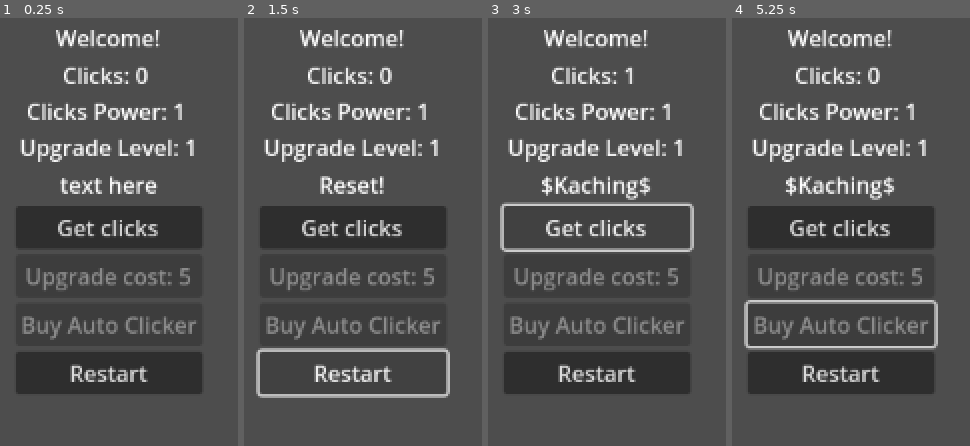
Above: before the commit, frames 1-4 (left to right).
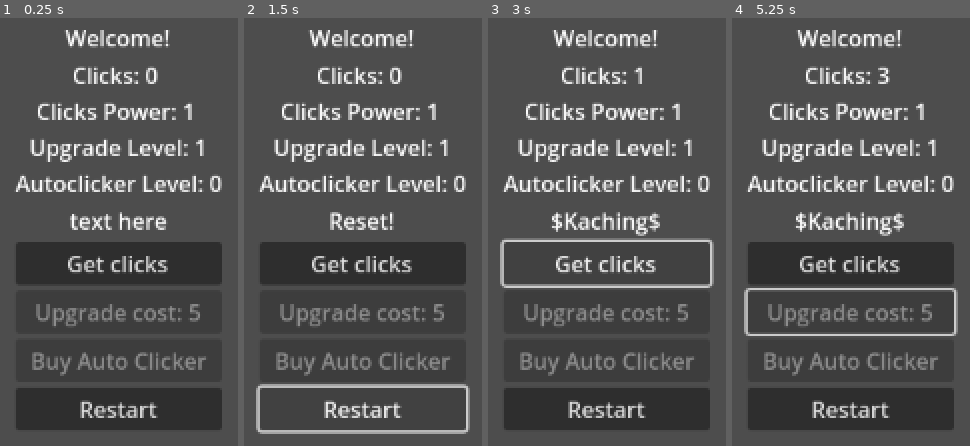
Above: after the commit, the same moments.

Repository: fehudma/godot_projects
Game: Godot game, scene res://Scenes/main.tscn
Two runs of this game, one before a commit and one after it. Both use one fixed random seed, a clock stepped at 60 frames per second and the inputs below.
Inputs (mouse positions are in pixels of both pictures, inside the frame that each line leads up to):
- Up to frame 1 (0.25 s): no input
- Up to frame 2 (1.5 s): click "Restart" at 0.5 s; click "Restart" at 1.25 s
- Up to frame 3 (3 s): click "Restart" at 2 s; click "Get clicks" at 2.75 s
- Up to frame 4 (5.25 s): click "Get clicks" at 3.5 s; click "Get clicks" at 4.25 s; click (841, 326) at 5 s, where only the run before the commit has a clickable "Buy Auto Clicker"

The runs differ from the first frame. In frame 1, 30% of the frame differs, in the area x 6-94%, y 2-97%; in frame 2, 26%; in frame 3, 28%; in frame 4, 33%, in the area x 5-95%, y 2-97%.

Commit message:
autoclicker button can be bought multiple times

Diff:
--- a/Scripts/main.gd
+++ b/Scripts/main.gd
@@ -6,7 +6,7 @@
 const UPGRADE_LEVEL_START = 1
 const UPGRADE_COST_START = 5
 const STARTING_PASSIVE_CLICKS_PER_TICK = 0
-const STARTING_AUTOCLICKER_COST = 3
+const STARTING_AUTOCLICKER_COST = 5
 const STARTING_AUTOCLICKER_LEVEL = 0
 const AUTO_CLICKER_LEVEL_INCREASE = 1
 const PASSIVE_CLICKS_PER_TICK_INCREASE = 1
@@ -44,7 +44,7 @@
 #===================Functions
 func status_update():
 	#update label_status.text
-	label_status.text = "Clicks: " + str(clicks) + " " + "\nClicks Power: " + str(clicks_earned) + " "+ "\nUpgrade Level: "+ str(upgrade_level)
+	label_status.text = "Clicks: " + str(clicks) + " " + "\nClicks Power: " + str(clicks_earned) + " " + "\nUpgrade Level: "+ str(upgrade_level) + "\nAutoclicker Level: "+ str(autoclicker_level)
 
 func upgrade_button_text():
 	button_upgrade.text = "Upgrade cost: " + str(upgrade_cost)
@@ -76,7 +76,7 @@
 		clicks -= upgrade_cost
 		clicks_earned += 1
 		upgrade_level += 1
-		upgrade_cost = upgrade_cost + UPGRADE_COST_INCREASE
+		upgrade_cost += UPGRADE_COST_INCREASE
 		label_message.text = "Upgrade bought!"
 	else:
 		label_message.text = "Unaffordable"
@@ -93,6 +93,7 @@
 	autoclicker_level += AUTO_CLICKER_LEVEL_INCREASE
 	passive_clicks_per_tick += PASSIVE_CLICKS_PER_TICK_INCREASE
 	autoclicker_cost += AUTOCLICKER_COST_INCREASE
+	button_auto_clicker.text = "Autoclicker cost: " + str(autoclicker_cost)
 	update_ui()
 
 func _on_button_restart_pressed() -> void:
